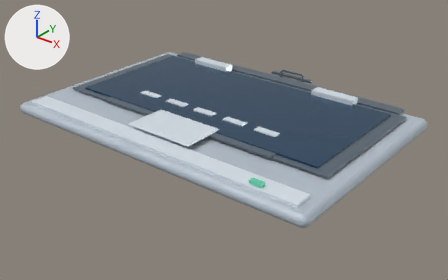
A saved change to the glTF model prototype/public/company-assets/laptop-computer-v1/laptop-computer/slim-laptop/v1/model.glb.
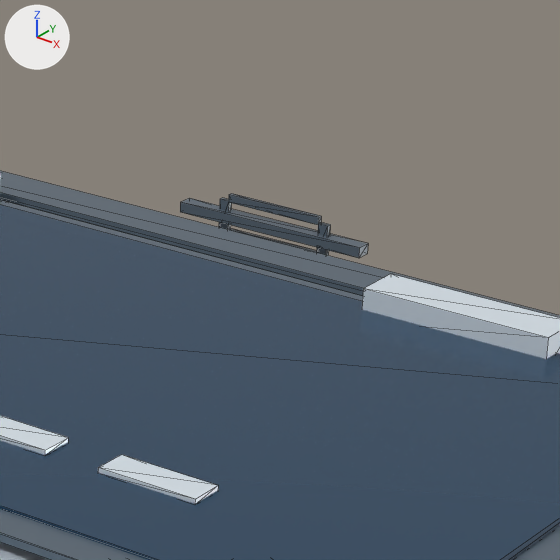
There are two pictures of each version: one whole from a 50 mm lens placed at (0.543, -0.679, 0.384), pointed at (0.013, -0.016, -0.026), one close up on the part from 52% to 79% of the width and 10% to 53% of the height. The axes (+X, +Y, +Z) are drawn at upper left. The lights are the same throughout. The first two pictures are the older version. The close-ups show mesh edges as thin lines. Where no turn or scale is listed for an object, it has been applied to the vertices. Vertices at exactly the same position are counted once.

In view in the first close-up: 'hinge-right', 'key-row-0.055', 'key-row-0.11', 'keyboard-deck', 'laptop-detail', 'power-port-back', 'screen-bezel', 'screen-surface', 'usb-frame-top' and 4 more.
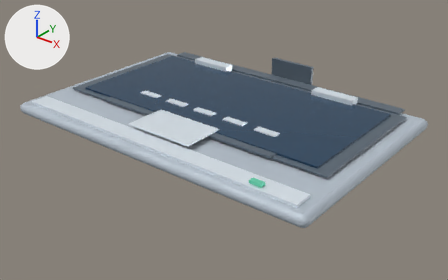
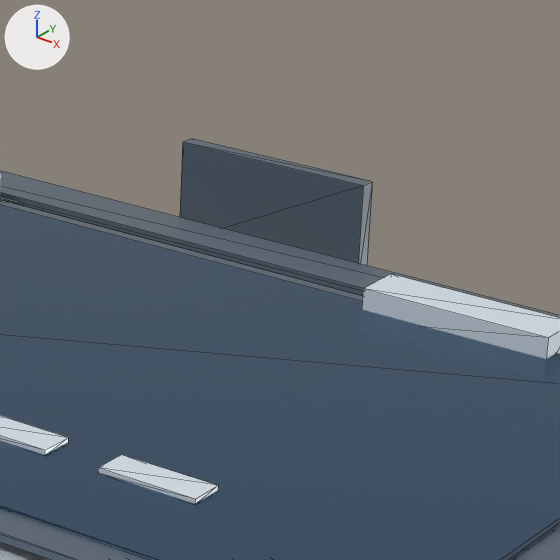
Where the change shows, as pixel boxes (x1, y1, x2, y2) in the close-ups (560 x 560 px):
'power-port-back', moved, rescaled: before (180, 198, 368, 258); after (180, 139, 372, 265)

Edits to the bpy script that builds the scene:
```text
Change me_mesh_8:
    used by ob_power_port_back; location = (0.0, 0.187, 0.014)
    remove me_mesh_8.from_pydata(...)  # 8 vertices, 12 faces; spans x -0.04..0.04, y -0.003..0.003, z -0.002..0.002
    add me_mesh_8.from_pydata(...)  # 8 vertices, 12 faces; spans x -0.04..0.04, y -0.003..0.003, z -0.02..0.02
    me_mesh_8 part 1: the whole mesh is scaled about its middle by (1, 1, 10)
Change ob_power_port_back:
    ob_power_port_back.location: (0.0, 0.187, 0.014) -> (0.0, 0.187, 0.02)
```
